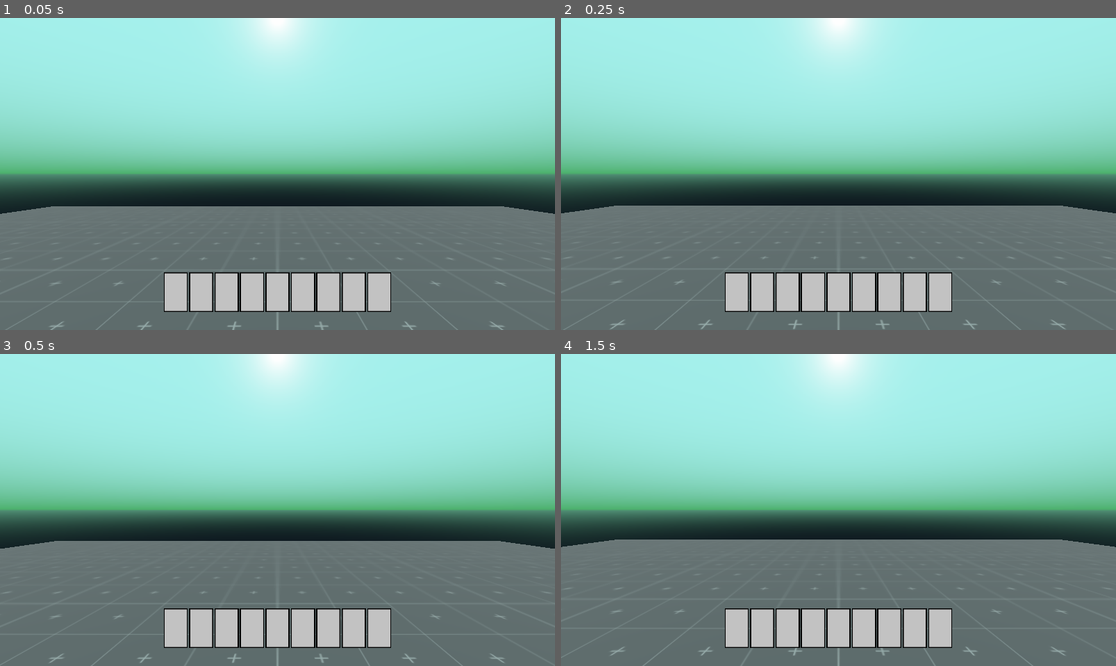
Above: before the commit, frames 1-4 (two rows, left to right).
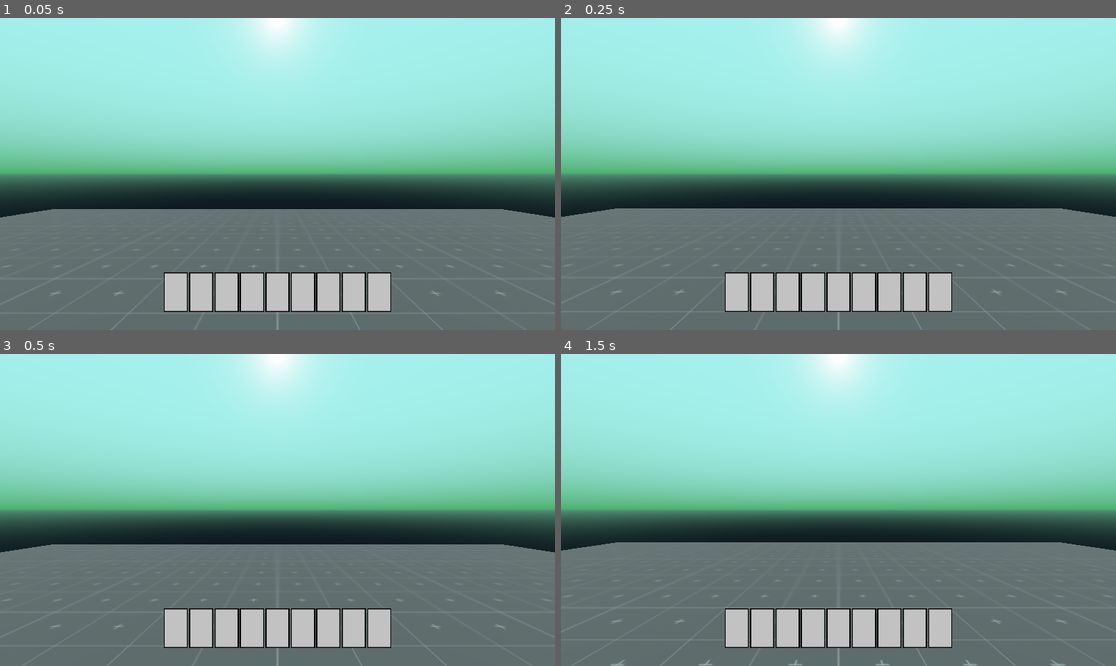
Above: after the commit, the same moments.

Repository: The-Portfolio-Organisation/MagickaTheMagicForest
Game: Godot game, scene res://Scenes/Gyms/ItemGym.tscn
The game is run twice, just before and just after one commit, with the same random seed, the same clock (stepped at 60 frames per second) and the same inputs. This scene is started directly instead of the project's main scene. The engine's default icon, where the game draws it, is replaced by a stand-in: a white triangle on a blue panel in a dark square.
Inputs (mouse positions are in pixels of both pictures, inside the frame that each line leads up to):
- Up to frame 1 (0.05 s): no input
- Up to frame 2 (0.25 s): no input
- Up to frame 3 (0.5 s): no input
- Up to frame 4 (1.5 s): move the mouse to (866, 510) at 0.52 s; hold W (move_forward) from 0.53 s (still down); tap Space (jump) at 0.6, 0.77, 1.07, 1.35 s; move the mouse to (810, 510) at 1.27 s

The runs differ from the first frame. In frame 1, 1.3% of the frame differs, in the area x 0-100%, y 60-100%; in frame 2, 1.2%; in frame 3, 1.4%, in the area x 0-100%, y 59-100%; in frame 4, 1.4%.
Error before the commit: Invalid get index 'rotation' (on base: 'null instance'). (res://Scripts/ActorComponents/Player/PlayerMovement.gd:75)

Commit message:
* spaning correctly in the generation map

Diff:
--- a/source/Scenes/TestGeneration.tscn
+++ b/source/Scenes/Gyms/TestGeneration.tscn
@@ -1,8 +1,7 @@
-[gd_scene load_steps=10 format=2]
+[gd_scene load_steps=9 format=2]
 
 [ext_resource path="res://GeneratingMap.gd" type="Script" id=1]
 [ext_resource path="res://Assets/Models/icon.png" type="Texture" id=2]
-[ext_resource path="res://Subobjects/Player.tscn" type="PackedScene" id=3]
 [ext_resource path="res://Subobjects/map/rock.tscn" type="PackedScene" id=4]
 [ext_resource path="res://Subobjects/map/tree.tscn" type="PackedScene" id=5]
 [ext_resource path="res://Assets/Audio/icon.png" type="Texture" id=6]
@@ -16,7 +15,7 @@
 
 [sub_resource type="BoxShape" id=3]
 
-[node name="Spatial" type="Spatial"]
+[node name="TestScene" type="Spatial"]
 script = ExtResource( 1 )
 tree = ExtResource( 5 )
 rock = ExtResource( 4 )
@@ -29,11 +28,6 @@
 steepness = 1000
 texture = ExtResource( 2 )
 
-[node name="Player" parent="." instance=ExtResource( 3 )]
-transform = Transform( 1, 0, 0, 0, 1, 0, 0, 0, 1, -0.408, 150, 0.922 )
-speed = 150
-jump_impulse = 100
-
 [node name="DirectionalLight" type="DirectionalLight" parent="."]
 transform = Transform( 1, 0, 0, 0, -4.37114e-08, 1, 0, -1, -4.37114e-08, 0, 2, 0 )
 
--- a/source/Scripts/Network/Connections.gd
+++ b/source/Scripts/Network/Connections.gd
@@ -103,7 +103,7 @@
 
 # Logistic management
 remote func pre_start_game(spawn_points):
-	var world = load("res://Scenes/Gyms/ItemGym.tscn").instance()
+	var world = load("res://Scenes/Gyms/TestGeneration.tscn").instance()
 	get_tree().get_root().add_child(world)
 
 	get_tree().get_root().get_node("Lobby").hide()
@@ -114,6 +114,7 @@
 		var spawn_pos = Transform.IDENTITY
 		spawn_pos.origin.y = 1
 		spawn_pos.origin = get_p_starting_points(spawn_points, spawn_pos.origin)[p_id]
+		spawn_pos.origin.y = 150
 
 		var player = player_scene.instance()
 
--- a/source/Subobjects/Player.tscn
+++ b/source/Subobjects/Player.tscn
@@ -34,9 +34,12 @@
 skeleton = NodePath("")
 material/0 = null
 
-[node name="Camera" type="Camera" parent="Pivot"]
-transform = Transform( 1, 0, 0, 0, 1, 0, 0, 0, 1, 0, 2, 0 )
-far = 500.0
+[node name="Head" type="MeshInstance" parent="Pivot"]
+transform = Transform( 1, 0, 0, 0, 1, 0, 0, 0, 1, 0, 2.38655, 0 )
+mesh = SubResource( 9 )
+material/0 = null
+
+[node name="Camera" type="Camera" parent="Pivot/Head"]
 
 [node name="CollisionShape" type="CollisionShape" parent="."]
 transform = Transform( 1, 0, 0, 0, -4.37114e-08, -1, 0, 1, -4.37114e-08, 0, 0, 0 )
